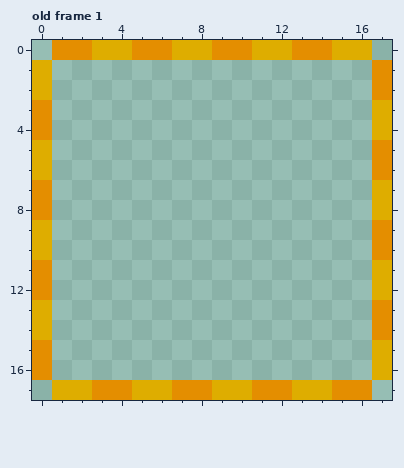
A pixel-art file gets an edit: assets/sprites/gui/ability_highlight_select/ability_highlight_select.aseprite. That is the earlier state.
18x18 pixels, 4 frames. Shown: old frame 1. The commit also changed other frames, which this record leaves out.
New version:
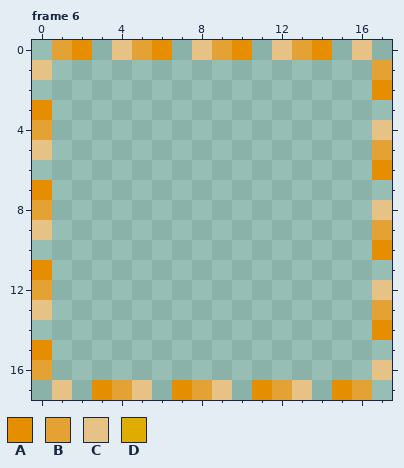
Palette (. is transparent): A #e48e00  B #e4a235  C #e7c287  D #dead00
A new or re-ordered frame is compared with the old frame closest to it.
Difference:
frames 4 -> 6
--- frame 6 is new; against old frame 1
@@ x 0..17 @@
- 0 .AADDAADDAADDAADD.
- 1 D................A
- 2 D................A
- 3 A................D
- 4 A................D
- 5 D................A
- 6 D................A
- 7 A................D
- 8 A................D
- 9 D................A
-10 D................A
-11 A................D
-12 A................D
-13 D................A
-14 D................A
-15 A................D
-16 A................D
-17 .DDAADDAADDAADDAA.
+ 0 .BA.CBA.CBA.CBA.C.
+ 1 C................B
+ 2 .................A
+ 3 A.................
+ 4 B................C
+ 5 C................B
+ 6 .................A
+ 7 A.................
+ 8 B................C
+ 9 C................B
+10 .................A
+11 A.................
+12 B................C
+13 C................B
+14 .................A
+15 A.................
+16 B................C
+17 .C.ABC.ABC.ABC.AB.
Changed places in both pictures, as pixel boxes (x1, y1, x2, y2):
changed: (32, 40, 392, 400)
